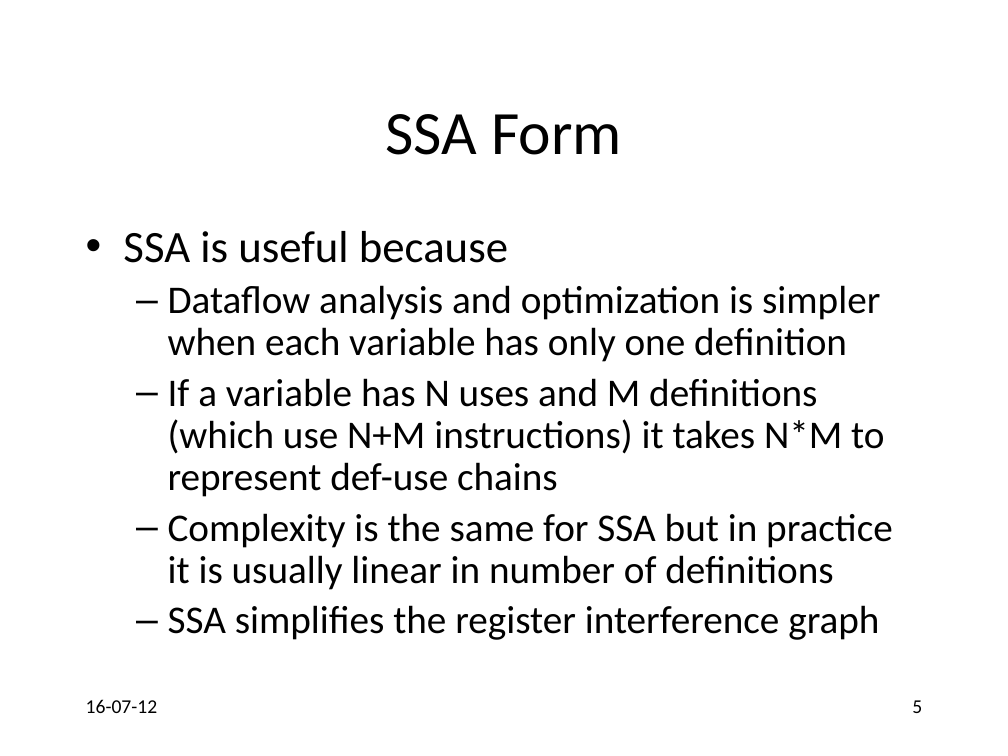
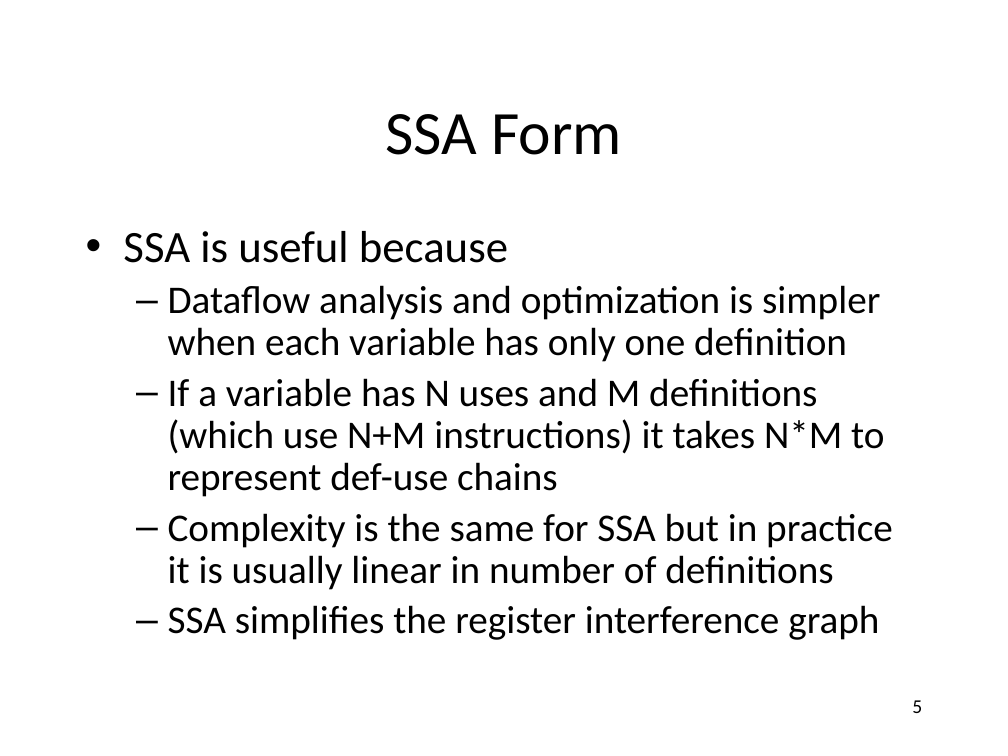
Before and after one commit to anoopsarkar/compilers-class, a slide deck: slide 5 of assets/ppt/codegen/ssaform1.pptx. Drawn at 1008x756 pixels with LibreOffice and Linux fonts; fonts in the diff are those of the drawing. Boxes give left, top, right and bottom in pixels: in the first picture for what was removed or moved away, otherwise in the second. Text is boxed around its words. In the diff, an @@ line names an element or a change of style, - is before the commit and + after.

```diff
--- a/assets/ppt/codegen/ssaform1.pptx
+++ b/assets/ppt/codegen/ssaform1.pptx
@@ text removed at [86, 699, 158, 713] @@
-16-07-12
```
Also in this commit, not shown: 7 other slides changed, 3 other files.
